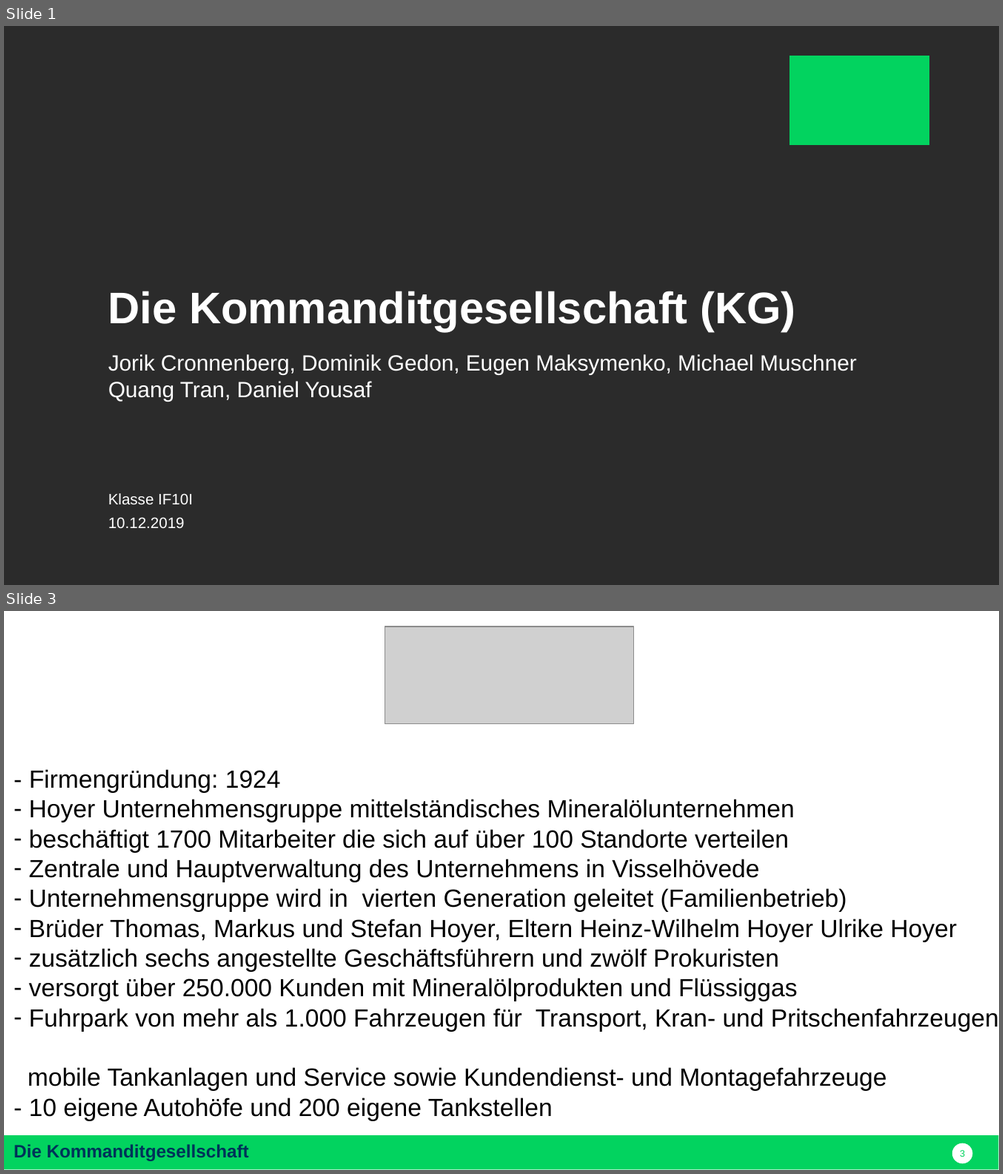
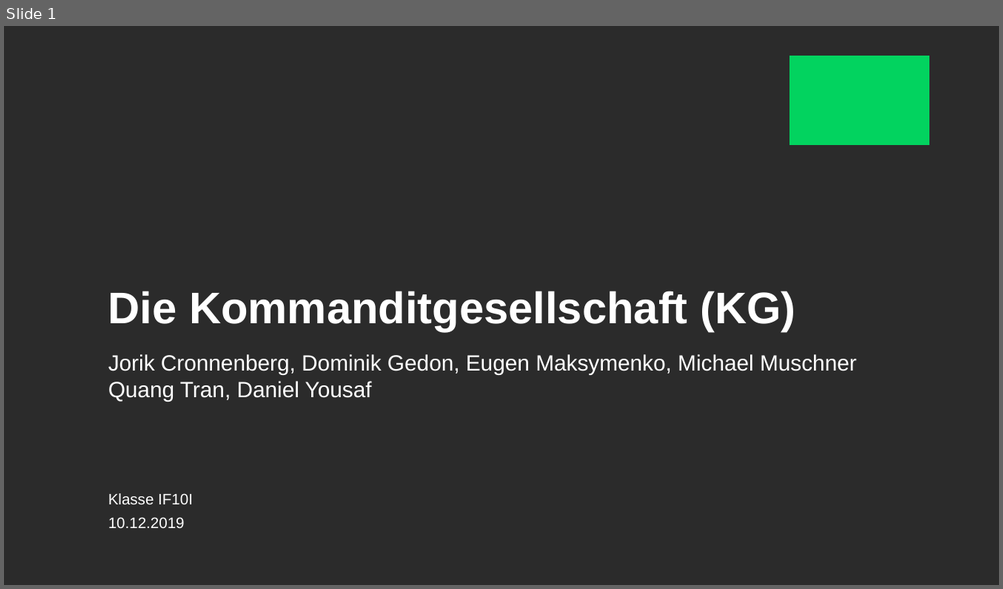
Before and after one commit to nodeg/exercises, a slide deck: Referat_BWP_KG_danny.pptx. Shown one above the other, each under a label of ours: slides 1 and 3 before the commit, slide 1 after it; the slides between them are not shown. The pictures are 1003x1174 and 1003x589 pixels, drawn with LibreOffice and Linux fonts; fonts in the diff are those of the drawing; grey boxes stand for pictures; background and template pictures are left out; a plain dark background stands for a picture behind light text. Boxes give left, top, right and bottom in pixels: in the first picture for what was removed or moved away, otherwise in the second. Text is boxed around its words. In the diff, an @@ line names an element or a change of style, - is before the commit and + after.

```diff
--- a/Referat_BWP_KG_danny.pptx
+++ b/Referat_BWP_KG_danny.pptx
@@ slide 3 removed at (x1=4, y1=611, x2=999, y2=1170), background #FFFFFF @@
@@ picture removed at (x1=385, y1=627, x2=634, y2=724) @@
@@ text removed at (x1=28, y1=769, x2=999, y2=1091) @@
-- Firmengründung: 1924
-– Hoyer Unternehmensgruppe mittelständisches Mineralölunternehmen
-– beschäftigt 1700 Mitarbeiter die sich auf über 100 Standorte verteilen
-– Zentrale und Hauptverwaltung des Unternehmens in Visselhövede
-– Unternehmensgruppe wird in vierten Generation geleitet (Familienbetrieb)
-– Brüder Thomas, Markus und Stefan Hoyer, Eltern Heinz-Wilhelm Hoyer Ulrike Hoyer
-– zusätzlich sechs angestellte Geschäftsführern und zwölf Prokuristen
-– versorgt über 250.000 Kunden mit Mineralölprodukten und Flüssiggas
-– Fuhrpark von mehr als 1.000 Fahrzeugen für Transport, Kran- und Pritschenfahrzeugen
-mobile Tankanlagen und Service sowie Kundendienst- und Montagefahrzeuge
-- 10 eigene Autohöfe und 200 eigene Tankstellen
@@ rectangle removed at (x1=4, y1=1136, x2=999, y2=1170) @@
-Die Kommanditgesellschaft
@@ page number removed at (x1=952, y1=1144, x2=973, y2=1165) @@
-3
```
Also in this commit, not shown: 2 slides changed, 5 slides added, 4 other slides removed.
